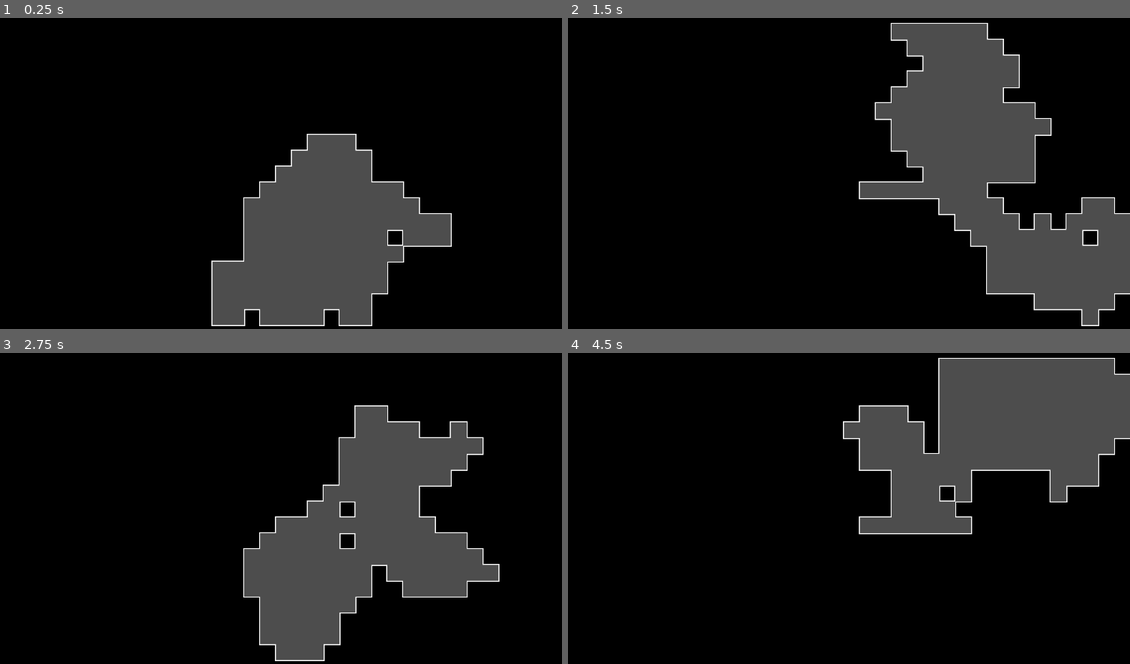
Above: before the commit, frames 1-4 (two rows, left to right).
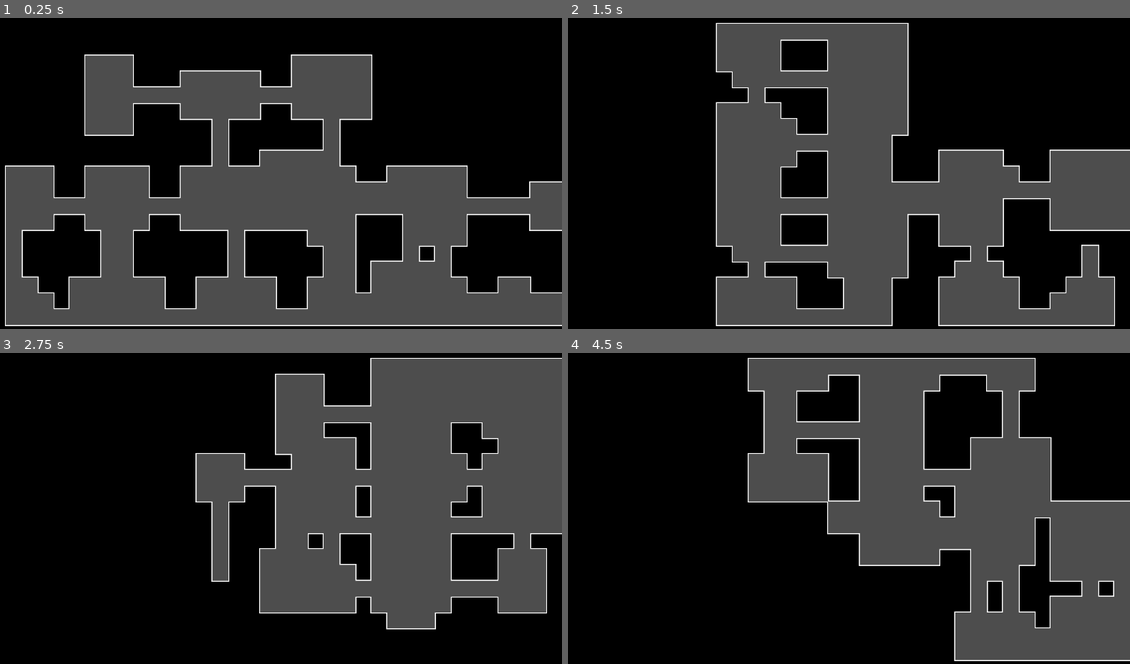
Above: after the commit, the same moments.

Repository: JYiuDev/ProGen_Studying
Game: Godot game, scene res://2D_topdown_walkerDungeon/Script/RandomWalkTest.tscn
The game is run twice, just before and just after one commit, with the same random seed, the same clock (stepped at 60 frames per second) and the same inputs. Before the commit the project starts from res://RandomWalkTest.tscn.
Inputs:
- Up to frame 1 (0.25 s): no input
- Up to frame 2 (1.5 s): tap Enter (ui_accept) at 0.5, 0.77, 1.25 s
- Up to frame 3 (2.75 s): tap Enter (ui_accept) at 1.52, 2 s
- Up to frame 4 (4.5 s): tap Enter (ui_accept) at 2.75, 3.02, 3.5, 3.77, 4.25 s

The runs differ from the first frame. In frame 1, 39% of the frame differs, in the area x 0-100%, y 11-100%; in frame 2, 47%, in the area x 26-100%, y 1-100%; in frame 3, 31%; in frame 4, 36%.

Commit message:
update

Diff:
--- a/Script/RandomWalk.gd
+++ b/2D_topdown_walkerDungeon/Script/RandomWalk.gd
@@ -6,16 +6,16 @@
 var position: Vector2 = Vector2.ZERO
 var direction: Vector2 = Vector2.RIGHT
 var borders:Rect2 = Rect2()
-var path: Array = []
+var map_cells: Array = []
 var step_since_turn: int = 0
-var max_straight: int = 6
-
+var max_straight: int = 7
+var rooms: Array = []
 
 func _init(start_position: Vector2, new_borders: Rect2):
 	#check if start position is within borders
 	assert(new_borders.has_point(start_position))
 	position = start_position
-	path.append(start_position)
+	map_cells.append(start_position)
 	borders = new_borders
 
 
@@ -29,16 +29,18 @@
 		return false
 
 func walk(walk_length: int) -> Array:
+	generate_room(position)
 	for i in walk_length:
-		if randf() <= 1/max_straight or step_since_turn >= max_straight:
+		if step_since_turn >= max_straight:
 			change_direction()
 		if step():
-			path.append(position)
+			map_cells.append(position)
 		else:
 			change_direction()
-	return path
+	return map_cells
 
 func change_direction():
+	generate_room(position)
 	var directions:Array = DIRECTIONS.duplicate()
 	directions.erase(direction)
 	directions.shuffle()
@@ -46,3 +48,14 @@
 	while !borders.has_point(position + try_dir):
 		try_dir = directions.pop_front()
 	direction = try_dir
+	step_since_turn = 0
+
+#generates rooms and puts each room cell into the map array
+func generate_room(position: Vector2):
+	var room_size: Vector2 = Vector2(randi()%4 +2, randi()%4 +2)
+	var top_left_room_cell: Vector2 = (position - room_size/2).ceil()
+	for x in room_size.x:
+		for y in room_size.y:
+			var try_cell:Vector2 = top_left_room_cell + Vector2(x,y)
+			if(borders.has_point(try_cell)):
+				map_cells.append(try_cell)
--- a/RandomWalkTest.tscn
+++ b/2D_topdown_walkerDungeon/Script/RandomWalkTest.tscn
@@ -1,10 +1,10 @@
 [gd_scene load_steps=5 format=3 uid="uid://c5e854m7gddwh"]
 
-[ext_resource type="Script" path="res://Script/World.gd" id="1_afghw"]
-[ext_resource type="Texture2D" uid="uid://bfk4b5u5xccun" path="res://Images/RandomLevelGenTileset.png" id="1_i1vn4"]
+[ext_resource type="Script" path="res://2D_topdown_walkerDungeon/Script/World.gd" id="1_hqn6h"]
+[ext_resource type="Texture2D" uid="uid://bfk4b5u5xccun" path="res://2D_topdown_walkerDungeon/Images/RandomLevelGenTileset.png" id="2_438m8"]
 
 [sub_resource type="TileSetAtlasSource" id="TileSetAtlasSource_7tgqk"]
-texture = ExtResource("1_i1vn4")
+texture = ExtResource("2_438m8")
 texture_region_size = Vector2i(32, 32)
 0:0/0 = 0
 0:0/0/terrain_set = 0
@@ -343,8 +343,8 @@
 terrain_set_0/terrain_0/color = Color(0.843137, 0.117647, 0, 1)
 sources/0 = SubResource("TileSetAtlasSource_7tgqk")
 
-[node name="World" type="Node2D"]
-script = ExtResource("1_afghw")
+[node name="walker_dungeon_world" type="Node2D"]
+script = ExtResource("1_hqn6h")
 
 [node name="TileMap" type="TileMap" parent="."]
 tile_set = SubResource("TileSet_n8hrr")
--- a/Script/World.gd
+++ b/2D_topdown_walkerDungeon/Script/World.gd
@@ -11,7 +11,7 @@
 
 func generate_world():
 	var walker = Walker.new(Vector2(19, 11), borders)
-	var map = walker.walk(700)
+	var map = walker.walk(300)
 	walker.queue_free()
 	for cell in map:
 		tileMap.erase_cell(0, cell)
--- a/project.godot
+++ b/project.godot
@@ -10,8 +10,8 @@
 
 [application]
 
-config/name="Sunny Project"
-run/main_scene="res://RandomWalkTest.tscn"
+config/name="Procedural Generation Study"
+run/main_scene="res://2D_topdown_walkerDungeon/Script/RandomWalkTest.tscn"
 config/features=PackedStringArray("4.2", "Forward Plus")
 config/icon="res://icon.svg"
 
--- /dev/null
+++ b/recursive_backtrack_world.tscn
@@ -0,0 +1,3 @@
+[gd_scene format=3 uid="uid://bq7117bbk0g6i"]
+
+[node name="Node2D" type="Node2D"]
Renamed: Images/RandomLevelGenTileset.png -> 2D_topdown_walkerDungeon/Images/RandomLevelGenTileset.png
Not shown, changed: 2D_topdown_walkerDungeon/Images/RandomLevelGenTileset.png.import
